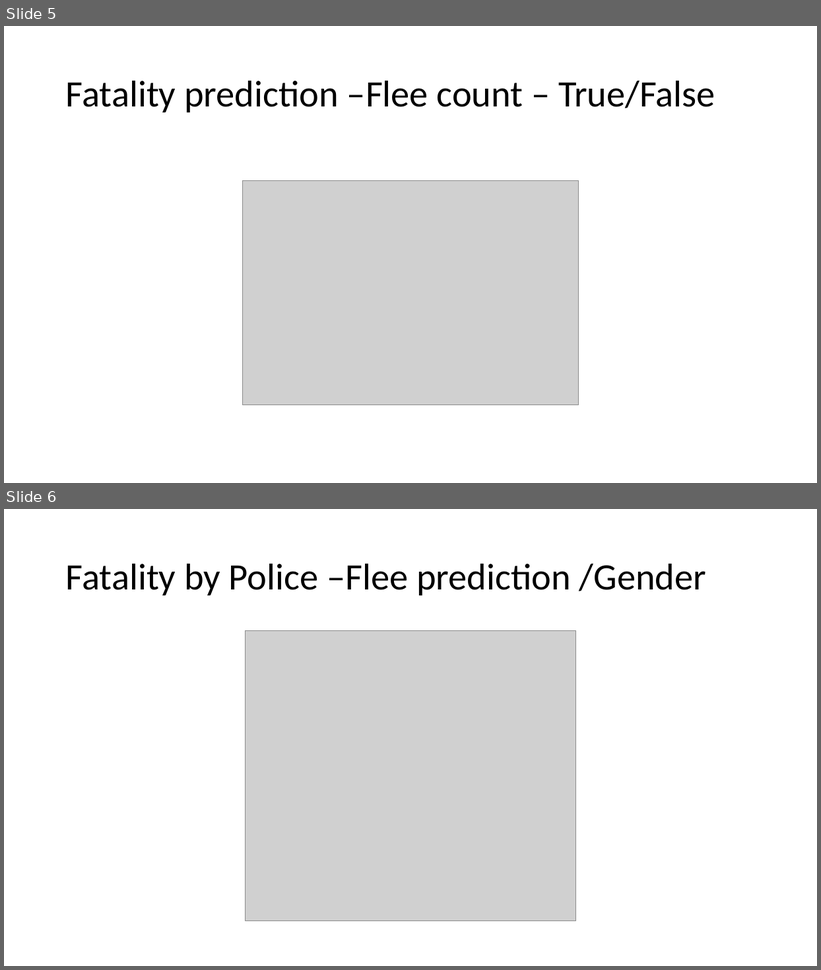
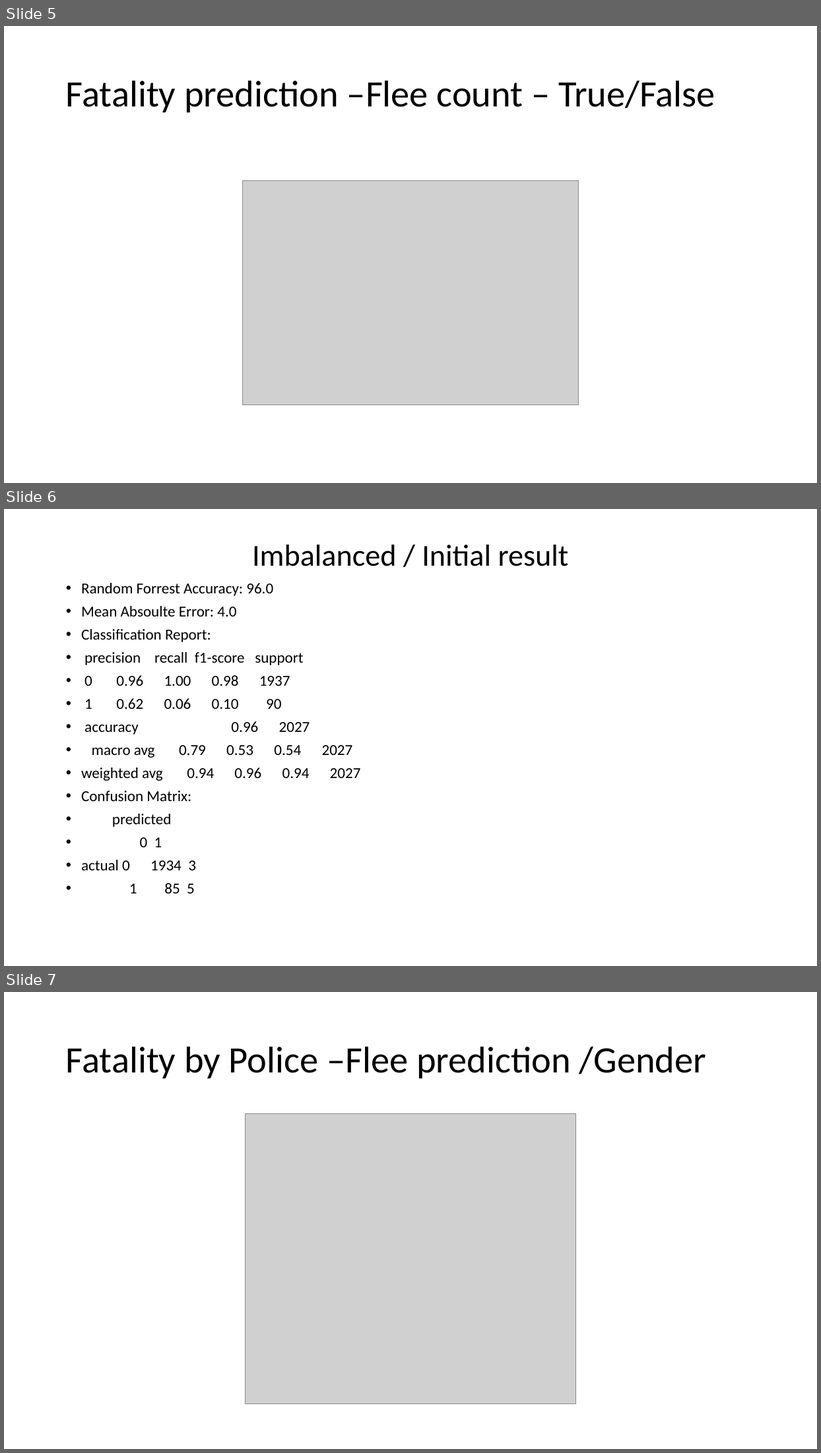
Before and after one commit to soundarya2121/Springboard, a slide deck: Capstone -2 Police Fatality.pptx. Shown one above the other, each under a label of ours: slides 5 and 6 before the commit, slides 5, 6 and 7 after it. The pictures are 821x970 and 821x1453 pixels, drawn with LibreOffice and Linux fonts; fonts in the diff are those of the drawing; grey boxes stand for pictures. Boxes give left, top, right and bottom in pixels: in the first picture for what was removed or moved away, otherwise in the second. Text is boxed around its words. In the diff, an @@ line names an element or a change of style, - is before the commit and + after.

```diff
--- a/Capstone -2 Police Fatality.pptx
+++ b/Capstone -2 Police Fatality.pptx
@@ slide 6 added at (4,509,817,966), background #FFFFFF @@
@@ title added at (252,545,569,566), 36 pt, text #000000 @@
+Imbalanced / Initial result
@@ text added at (81,583,361,894), 18 pt, text #000000 @@
+• Random Forrest Accuracy: 96.0
+• Mean Absoulte Error: 4.0
+• Classification Report:
+• precision recall f1-score support
+• 0 0.96 1.00 0.98 1937
+• 1 0.62 0.06 0.10 90
+• accuracy 0.96 2027
+• macro avg 0.79 0.53 0.54 2027
+• weighted avg 0.94 0.96 0.94 2027
+• Confusion Matrix:
+• predicted
+• 0 1
+• actual 0 1934 3
+• 1 85 5
@@ what was slide 6 is now slide 7 @@
```
Also in this commit, not shown: 1 slide changed, 2 other slides added.
